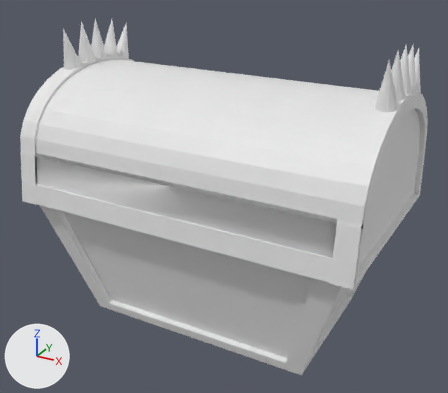
Renders of the FBX model IntoTheHorde/Assets/fbx/chest.fbx from each side of a commit.
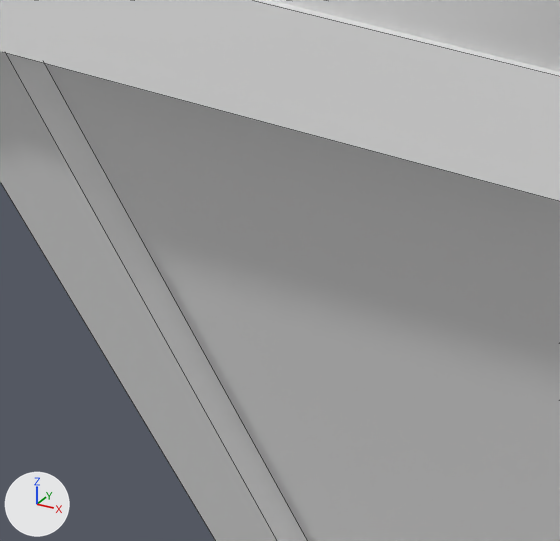
The first picture shows the older version from a camera (50 mm lens) standing at (3.87, -7.11, 4.34) and looking at (0.02, -0.12, 0.84). The close-ups show both versions on the part from 12% to 33% of the width and 51% to 74% of the height of that picture; other places that the commit changed are outside them. Lighting does not change. The marker at lower left points along +X, +Y and +Z. The close-ups show mesh edges as thin lines. Where no turn or scale is listed for an object, it has been applied to the vertices.

Script lines for the objects in view, before the commit:
```python
me_cube_005 = bpy.data.meshes.new('Cube.005')
me_cube_005.from_pydata(...)  # 158 vertices, 148 faces; spans x -2.36..2.38, y -0.04..3.04, z -0.25..1.59
me_cube_006 = bpy.data.meshes.new('Cube.006')
me_cube_006.from_pydata(...)  # 16 vertices, 4 faces; spans x -2.16..2.16, y -1.37..1.37, z -0.84..0.87
me_cylinder_218 = bpy.data.meshes.new('Cylinder.218')
me_cylinder_218.from_pydata(...)  # 148 vertices, 146 faces; spans x -2.37..2.37, y -1.53..1.52, z -0.72..1.06
ob_chest = bpy.data.objects.new('chest', me_cube_006)
ob_chest.location = (0.0, 0.0, 0.0)
ob_lid = bpy.data.objects.new('lid', me_cylinder_218)
ob_lid.location = (-0.001, 0.0, 1.437)
ob_rim = bpy.data.objects.new('rim', me_cube_005)
ob_rim.location = (-0.026, -1.51, 0.953)
# also in view: 'rim.001' at (0.0, 0.0, 0.0)
```
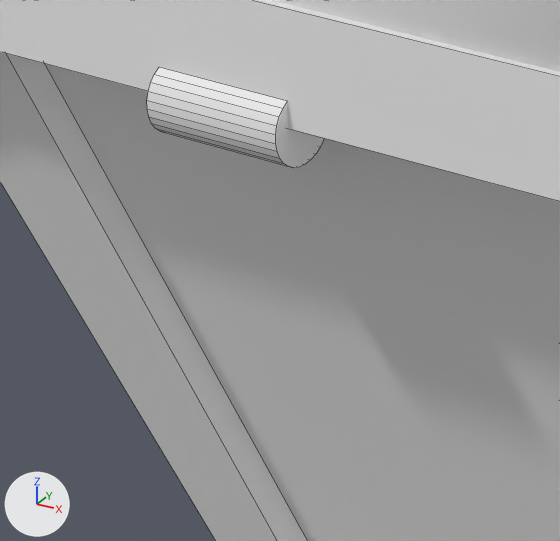
Pixel boxes (x1, y1, x2, y2) of what changed, in the close-ups (560 x 541 px):
'hinge', added: after (147, 68, 324, 168)

What changed in the scene script:
```text
Add me_cylinder_001:
    me_cylinder_001.from_pydata(...)  # 112 vertices, 60 faces; spans x -0.18..2.46, y -0.09..0.09, z -0.09..0.09
Add ob_hinge:
    ob_hinge = bpy.data.objects.new('hinge', me_cylinder_001)
    ob_hinge.location = (-1.14, -1.5, 0.8)
```
